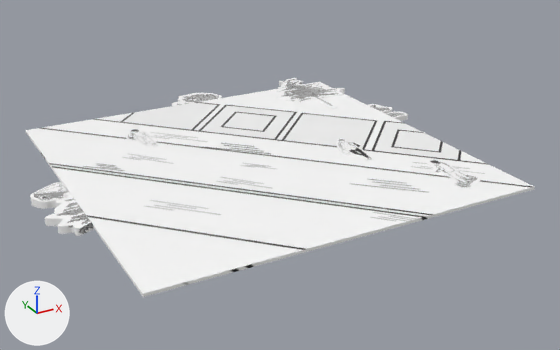
One commit to the glTF model others/1.gltf: the scene before it, then after it.
One viewpoint serves both versions: a 50 mm lens placed at (-0.341, -0.668, 0.292), pointed at (0.012, -0.026, -0.029). The axes (+X, +Y, +Z) are drawn at lower left. The lights are the same throughout. Both versions are drawn at frame 57 of the action 'Curve.005Action.001'; the numbers are the values there.

Names of what the first picture shows: 'Curve.004', 'Curve.009', '人物1', '平面', '滑板', '车'.
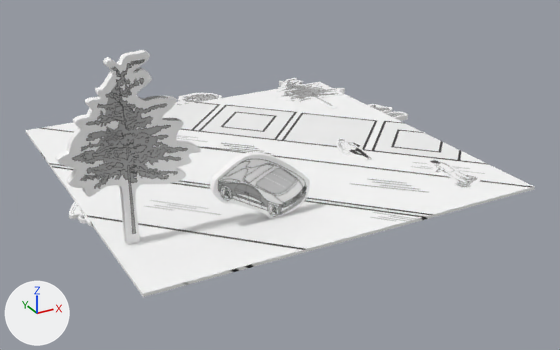
Location of each change, (x1, y1, x2, y2) in pixels of the pictures (560 x 350 px):
'Curve.004', turned: before (45, 192, 94, 236); after (55, 50, 201, 245)
'车', moved, turned: before (30, 182, 68, 209); after (210, 152, 310, 219)

The change in detail:
Object 'Curve.004' (ob_curve_004) turns from (0, 0, 0) to (90, 0, 0) degrees about x, y and z.
Object '车' (ob_车) moves from (-0.1707, -0.0186, -0.0153) to (-0.0514, -0.1374, -0.0153).
Object '车' (ob_车) turns from (0, 0, 0) to (90, 0, 0) degrees about x, y and z.
